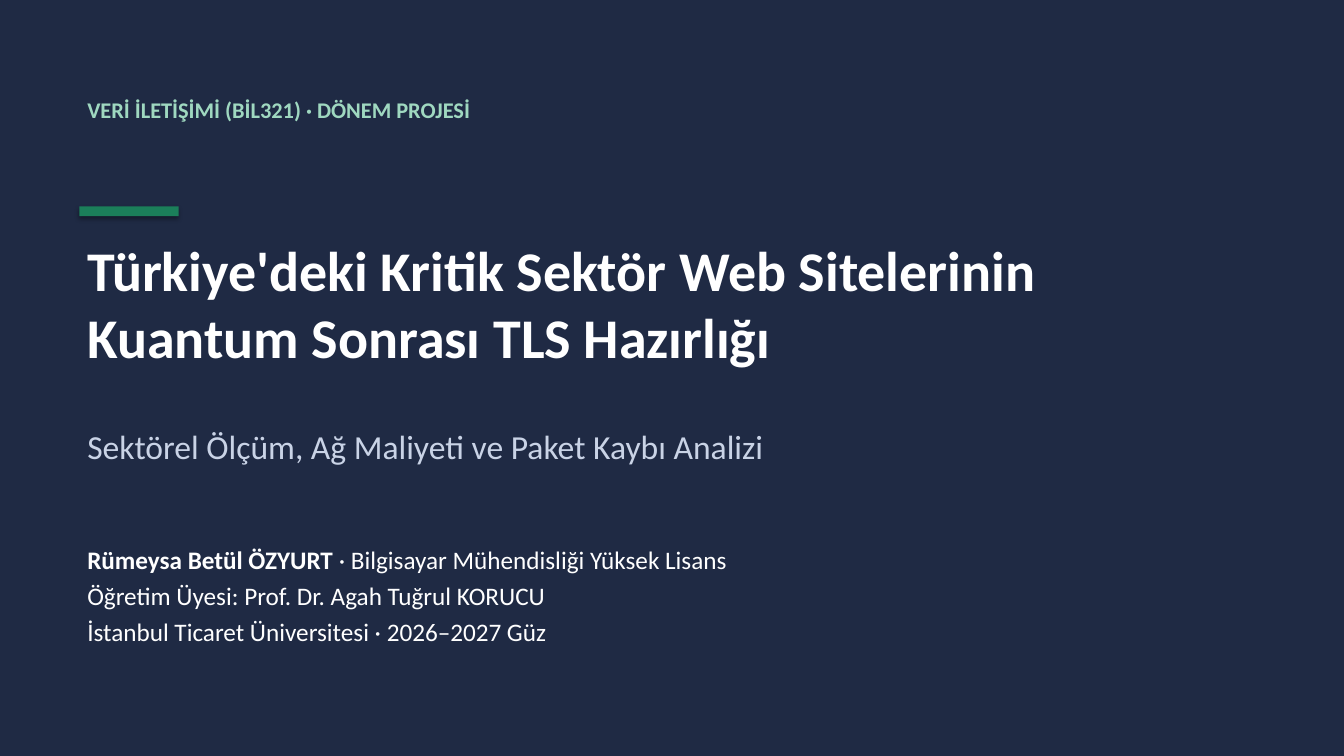
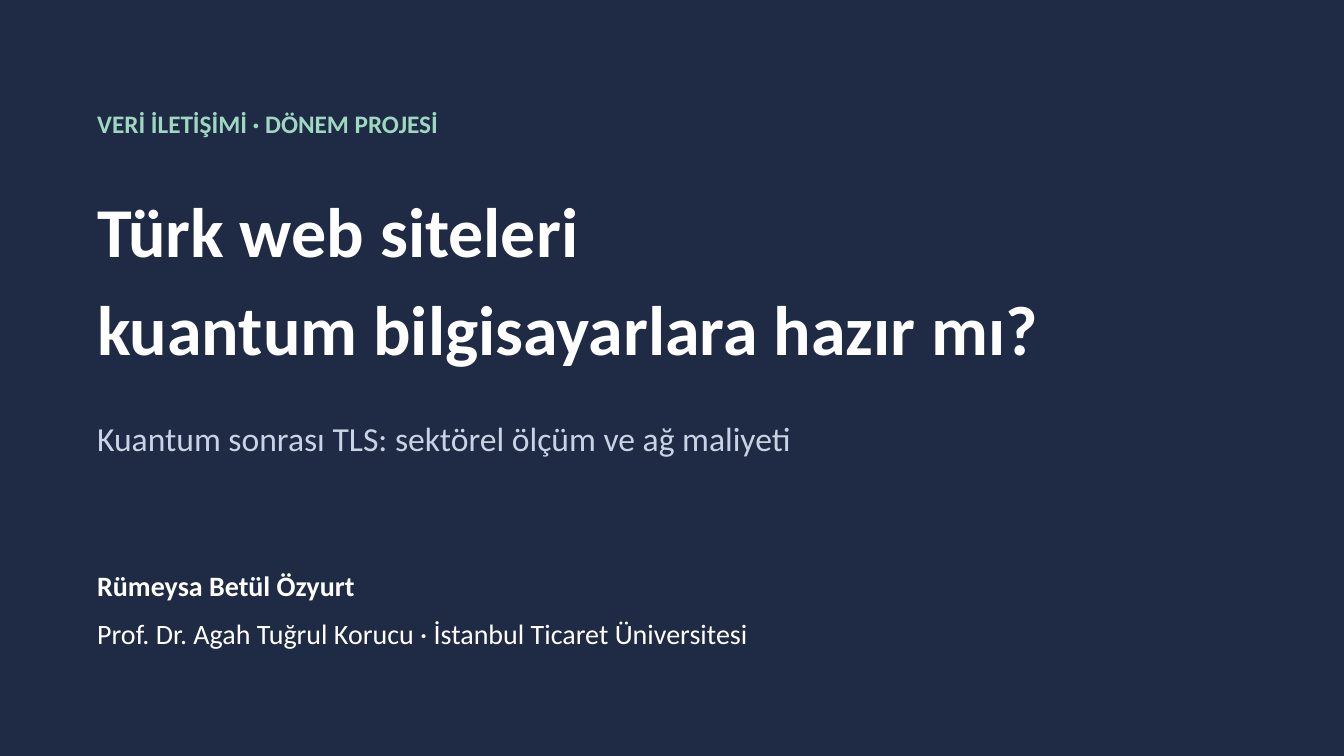
Before and after one commit to yeozyurt/yeozyurt, a slide deck: slide 1 of veri_iletisimi_proje/Rumeysa_Betul_Ozyurt_Veri_Iletisimi_Proje_Sunumu.pptx. Drawn at 1344x756 pixels with LibreOffice and Linux fonts; fonts in the diff are those of the drawing. Boxes give left, top, right and bottom in pixels: in the first picture for what was removed or moved away, otherwise in the second. Text is boxed around its words. In the diff, an @@ line names an element or a change of style, - is before the commit and + after.

```diff
--- a/veri_iletisimi_proje/Rumeysa_Betul_Ozyurt_Veri_Iletisimi_Proje_Sunumu.pptx
+++ b/veri_iletisimi_proje/Rumeysa_Betul_Ozyurt_Veri_Iletisimi_Proje_Sunumu.pptx
@@ rectangle at (0,0,1344,756): shadow off @@
@@ text at (97,112,438,137): text changed; size 16 to 18 pt @@
-VERİ İLETİŞİMİ (BİL321) · DÖNEM PROJESİ
+VERİ İLETİŞİMİ · DÖNEM PROJESİ
@@ rectangle removed at (80,207,178,217) @@
@@ text added at (97,208,1037,367), 50 pt, text #FFFFFF, bold @@
+Türk web siteleri
+kuantum bilgisayarlara hazır mı?
@@ text removed at (87,432,763,465) @@
-Sektörel Ölçüm, Ağ Maliyeti ve Paket Kaybı Analizi
@@ text at (97,427,790,457): text changed; size 40 to 24 pt; text colour #FFFFFF to #C9D3E6; bold off @@
-Türkiye'deki Kritik Sektör Web Sitelerinin
-Kuantum Sonrası TLS Hazırlığı
+Kuantum sonrası TLS: sektörel ölçüm ve ağ maliyeti
@@ text at (97,573,748,649): text changed; size 18 to 20 pt @@
-Rümeysa Betül ÖZYURT · Bilgisayar Mühendisliği Yüksek Lisans
-Öğretim Üyesi: Prof. Dr. Agah Tuğrul KORUCU
-İstanbul Ticaret Üniversitesi · 2026–2027 Güz
+Rümeysa Betül Özyurt
+Prof. Dr. Agah Tuğrul Korucu · İstanbul Ticaret Üniversitesi
```
Also in this commit, not shown: 1 other slide changed, 12 slides added, 20 slides removed, 1 other file.
